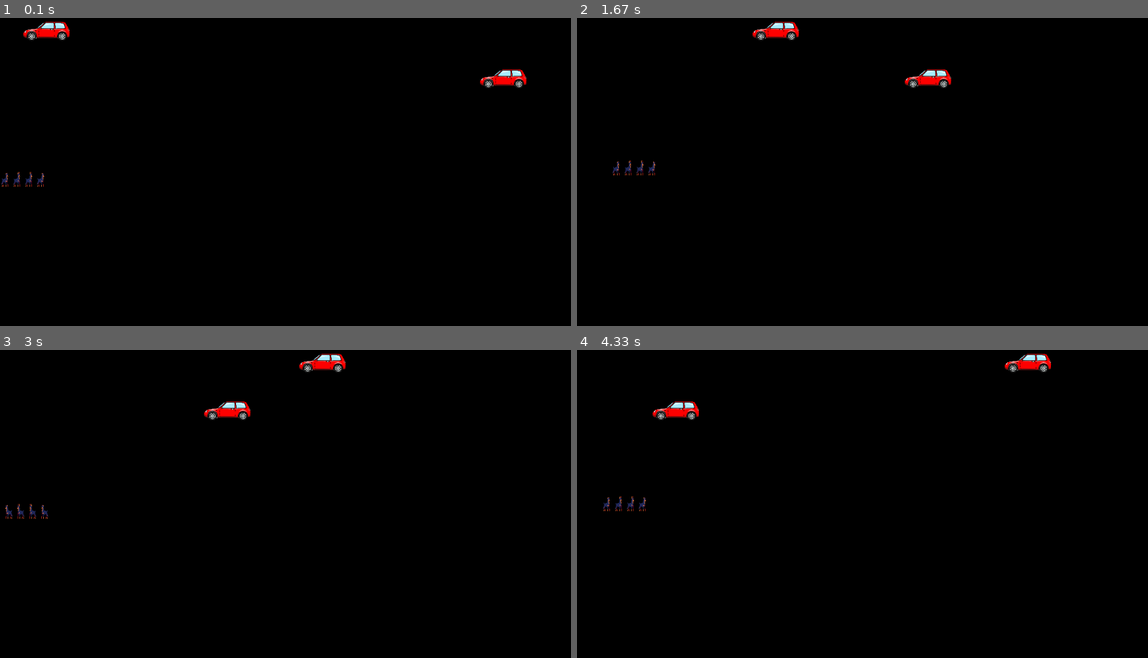
Above: before the commit, frames 1-4 (two rows, left to right).
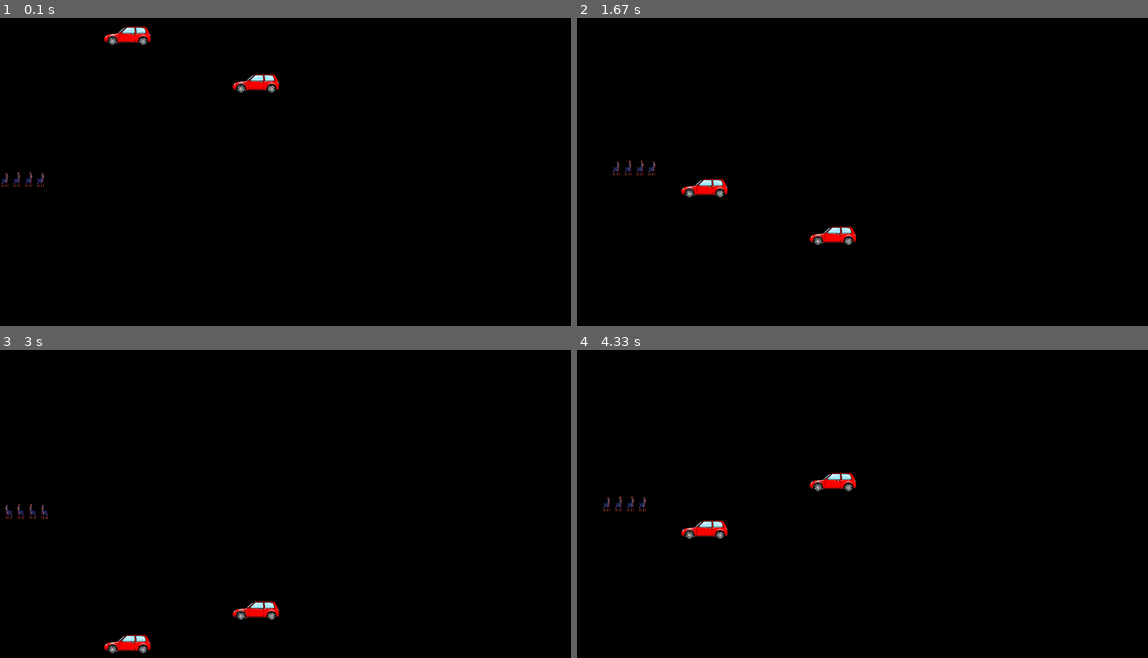
Above: after the commit, the same moments.

Repository: baby-sal/dogtective
Game: pygame game, started from user_interface/game.py
Same seed, same stepped clock (60 frames per second), same inputs: the game is played once before the commit and once after it.
Inputs:
- Up to frame 1 (0.1 s): no input
- Up to frame 2 (1.67 s): hold Right 0.33-0.8 s; hold Up 0.83-1.13 s; hold Right 1.17-1.63 s
- Up to frame 3 (3 s): hold Left 1.67-2.2 s; hold Down 2.23-2.53 s; hold Left 2.57-2.97 s
- Up to frame 4 (4.33 s): hold Up 3-3.37 s; hold Right 3.4-4.03 s; hold Down from 4.07 s (still down)

The runs differ from the first frame. In frame 1, 1.3% of the frame differs, in the area x 4-93%, y 1-25%; in frame 2, 1.3%; in frame 3, 1.3%; in frame 4, 1.3%, in the area x 13-84%, y 1-62%.

Commit message:
cars render using some crossy_roads logic and collision detetciongit add logic/components/environmental.py logic/components/character.py user_interface/game.py

Diff:
--- a/logic/components/character.py
+++ b/logic/components/character.py
@@ -24,10 +24,10 @@
         self.rect = self.image.get_rect()
         self.mask = p.mask.from_surface(self.image)
 
-    def update(self):
+    def update(self, car_group):
         self.movement()
         self.correction()
-        # self.checkCollision()
+        self.checkCollision(car_group)
         self.rect.center = (self.x, self.y)
 
     def movement(self):
@@ -65,11 +65,11 @@
         elif self.y + self.width / 2 > WIDTH:
             self.y = WIDTH - self.width / 2 #prevents dog from going off of the screen on the bottom of the screen
 
-    # def checkCollision(self):
-    #     car_check = p.sprite.spritecollide(self, car_group, False, p.sprite.collide_mask)
-    #     if car_check:
-    #         # explosion.explode(self.x, self.y)
-    #         print("hit by car")
+    def checkCollision(self, car_group):
+        car_check = p.sprite.spritecollide(self, car_group, False, p.sprite.collide_mask)
+        if car_check:
+            # explosion.explode(self.x, self.y)
+            print("hit by car")
 
     def collision_damage(self, damage):
         self.health -= damage
--- a/logic/components/environmental.py
+++ b/logic/components/environmental.py
@@ -1,17 +1,18 @@
 from logic.components.entity import Entity
 import pygame
-
+from user_interface.game_config import HEIGHT, WIDTH
 
 # this will need more functionality to justify its existence at some point
-class Environmental(Entity):
+class Environmental(pygame.sprite.Sprite):
 
     def __init__(self, name, image, x, y, scale):
-        super().__init__(name)
+        super().__init__()
         width = image.get_width()
         height = image.get_height()
         self.image = pygame.transform.scale(image, (int(width * scale), int(height * scale)))
         self.rect = self.image.get_rect()
         self.rect.topleft = (x, y)
+        self.mask = pygame.mask.from_surface(self.image)
 
     def draw(self, screen):
         screen.blit(self.image, (self.rect.x, self.rect.y))
@@ -29,8 +30,16 @@
         self.direction = direction  # vector, [1, 0] = right, [-1, 0] = left, [0, 1] = down, [0, -1] = up
 
     def update(self):
-        self.rect.x += self.direction[0] * self.speed
-        self.rect.y += self.direction[1] * self.speed
+        self.rect.y += self.speed
+
+        if self.rect.y < 0:
+            self.rect.y = 0
+            self.speed *= -1
+
+        elif self.rect.y + self.rect.height > HEIGHT:
+            self.rect.y = HEIGHT - self.rect.height
+            self.speed *= -1
+            #prevents cars from going off the edge of the background image
 
     def __str__(self):
         return f"Name: {self.name}, Damage:{self.speed}, Speed: {self.speed}, "
--- a/user_interface/game.py
+++ b/user_interface/game.py
@@ -24,9 +24,10 @@
         self.dog_group.add(Character("dog"))
 
         car_img = pygame.image.load('../logic/assets/images/obstacles/car.png').convert_alpha()
-        car1 = Obstacle("car1", car_img, 0, 0, 0.2, 10, 10, [1, 0])
-        car2 = Obstacle("car2", car_img, 1000, 100, 0.2, 10, 10, [-1, 0])
-        self.cars = [car1, car2]
+        car1 = Obstacle("car1", car_img, 190, 0, 0.2, 10, 10, [1, 0])
+        car2 = Obstacle("car2", car_img, 460, 100, 0.2, 10, 10, [-1, 0])
+        self.car_group = pygame.sprite.Group()
+        self.car_group.add(car1, car2)
 
         # self.game_display.blit(dogtective, dogtective_coords)
         pygame.display.update()
@@ -35,6 +36,10 @@
         for group in groups:
             group.draw(self.game_display)
             group.update()
+
+    def render_dog(self, car_group):
+        self.dog_group.draw(self.game_display)
+        self.dog_group.update(car_group)
 
     # Game loop: Keeps window open until quit
     def game_loop(self):
@@ -48,12 +53,8 @@
 
             self.game_display.fill((0, 0, 0))
 
-            for car in self.cars:
-                if self.game_display.get_rect().colliderect(car.rect):  # checks if car is still on screen
-                    car.update()
-                    car.draw(self.game_display)
-
-            self.render_all(self.dog_group)
+            self.render_all(self.car_group)
+            self.render_dog(self.car_group)
 
             pygame.display.update()
             self.clock.tick(20)
